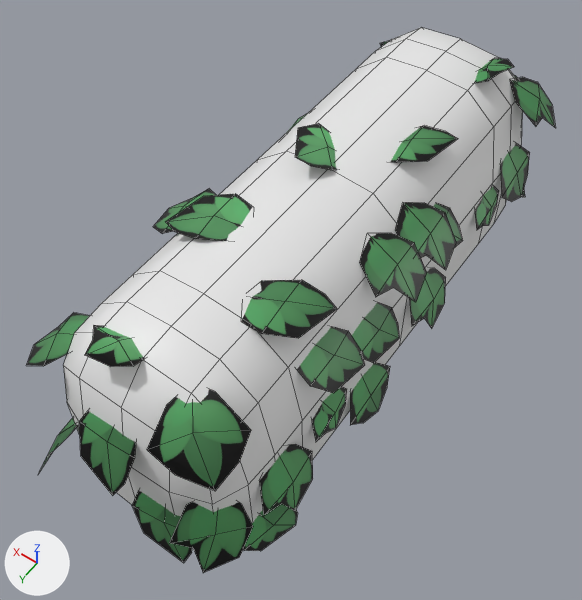
An edit to the FBX model Assets/Assets/Art/Models/Environment/Foliage/Hedge_3m.fbx, drawn before and after from the same camera.
One viewpoint serves both versions: a camera (50 mm lens) standing at (-1.46, 2.34, 3.54) and looking at (0.01, 0.29, 0.31). The lights are fixed; the arrows at lower left show +X, +Y and +Z. Mesh edges are drawn as thin lines. Where no turn or scale is listed for an object, it has been applied to the vertices.

In view in the first picture: 'Hedge_3m.002', 'Leaf.083'.
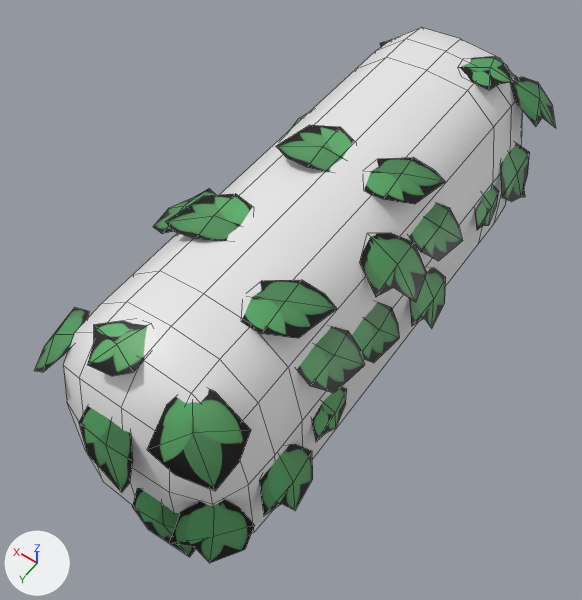
Pixel boxes [x1, y1, x2, y2] of what changed, in the pictures (582 x 600 px; the box of a moved part takes in the faces that stretch with it):
'Hedge_3m.002', reshaped
    before: [63, 28, 522, 523]
    after: [63, 28, 522, 533]
'Leaf.083', reshaped
    before: [27, 41, 555, 573]
    after: [34, 41, 555, 563]
part 1 of me_plane_234, moved or reshaped
    before: [79, 411, 136, 496]
    after: [79, 406, 133, 492]
part 2 of me_plane_234, moved or reshaped
    before: [27, 313, 89, 366]
    after: [34, 307, 89, 372]
part 3 of me_plane_234, moved or reshaped
    before: [169, 502, 253, 573]
    after: [169, 499, 255, 563]
part 4 of me_plane_234, moved or reshaped
    before: [474, 58, 514, 83]
    after: [459, 56, 513, 90]
part 5 of me_plane_234, moved or reshaped
    before: [132, 490, 192, 563]
    after: [132, 488, 195, 557]
part 6 of me_plane_234, moved or reshaped
    before: [391, 126, 458, 163]
    after: [364, 158, 445, 204]
part 7 of me_plane_234, moved or reshaped
    before: [295, 123, 337, 170]
    after: [276, 125, 354, 172]
part 8 of me_plane_234, deleted (green)
    before: [38, 202, 456, 551]
part 9 of me_plane_234, moved or reshaped
    before: [85, 325, 145, 367]
    after: [87, 321, 147, 376]
part 10 of me_cube_058, cut back
    both: [134, 57, 494, 460]

Patch to the scene script:
```diff
--- a/Assets/Assets/Art/Models/Environment/Foliage/Hedge_3m.fbx.py
+++ b/Assets/Assets/Art/Models/Environment/Foliage/Hedge_3m.fbx.py
@@ me_cube_058 @@
 # used by ob_hedge_3m_002; location = (0.0, 0.0, 0.0)
-me_cube_058.from_pydata(...)  # 93 vertices, 80 faces; spans x -0.5..0.5, y -1.5..1.5, z 0.0..1.0
+me_cube_058.from_pydata(...)  # 84 vertices, 72 faces; spans x -0.5..0.5, y -1.5..1.5, z 0.0..1.0
+# me_cube_058 part 10
+# 9 vertices are removed from x -0.5..0.5, y 0.0, z 0.0..1.0
+# 16 faces are deleted
+# 8 new faces join them
 me_cube_058.materials.append(mat_leaftiled)
@@ me_plane_234 @@
 # used by ob_leaf_083; location = (0.499, 0.106, 0.037)
-me_plane_234.from_pydata(...)  # 351 vertices, 156 faces; spans x -1.14..0.15, y -1.71..1.56, z -0.19..1.07
+me_plane_234.from_pydata(...)  # 297 vertices, 132 faces; spans x -1.13..0.14, y -1.71..1.5, z -0.07..1.01
+# me_plane_234 part 1: the loose piece of 9 vertices spanning x -0.61..-0.29, y 1.24..1.53, z 0.48..0.67 is turned -20.6 degrees about the x axis through its middle
+# me_plane_234 part 2: the loose piece of 9 vertices spanning x -0.15..0.15, y 1.02..1.35, z 0.57..0.76 is multiplied about its middle by the matrix ((0.987, -0.012, 0.159), (-0.037, 0.953, 0.302), (-0.156, -0.303, 0.94))
+# me_plane_234 part 3: the loose piece of 9 vertices spanning x -1.05..-0.81, y 1.21..1.51, z 0.15..0.4 is multiplied about its middle by the matrix ((0.991, 0.132, 0.018), (-0.129, 0.911, 0.392), (0.035, -0.391, 0.92))
+# me_plane_234 part 4: the loose piece of 9 vertices spanning x -0.87..-0.62, y -1.34..-1.06, z 0.86..1.01 is turned -34.4 degrees about the y axis through its middle, then moved by (0.01, 0.0, 0.0)
+# me_plane_234 part 5: the loose piece of 9 vertices spanning x -0.86..-0.54, y 1.31..1.48, z 0.02..0.3 is turned -14.8 degrees about the x axis through its middle
+# me_plane_234 part 6: the loose piece of 9 vertices spanning x -0.89..-0.56, y -0.64..-0.32, z 0.89..0.97 is turned -19.4 degrees about the y axis through its middle, then moved by (-0.07, 0.23, 0.0)
+# me_plane_234 part 7: the loose piece of 9 vertices spanning x -0.54..-0.28, y -0.35..0.02, z 0.88..1.07 is multiplied about its middle by the matrix ((0.703, 0.624, 0.341), (-0.664, 0.748, 0.0), (-0.255, -0.226, 0.94)), then moved by (0.01, 0.0, 0.0)
+# me_plane_234 part 8: 6 loose pieces with 54 vertices, spanning x -1.14..0.05, y -1.02..1.56, z -0.19..0.86, are deleted
+# me_plane_234 part 9: 1 vertex moved from x -0.39, y 1.17, z 0.97 to x -0.39, y 1.18, z 0.96; 7 vertices removed from x -0.51..-0.29, y 1.03..1.29, z 0.88..0.99; 7 vertices added at x -0.51..-0.29, y 1.02..1.3, z 0.91..0.95
 me_plane_234.materials.append(mat_leafs)
```
